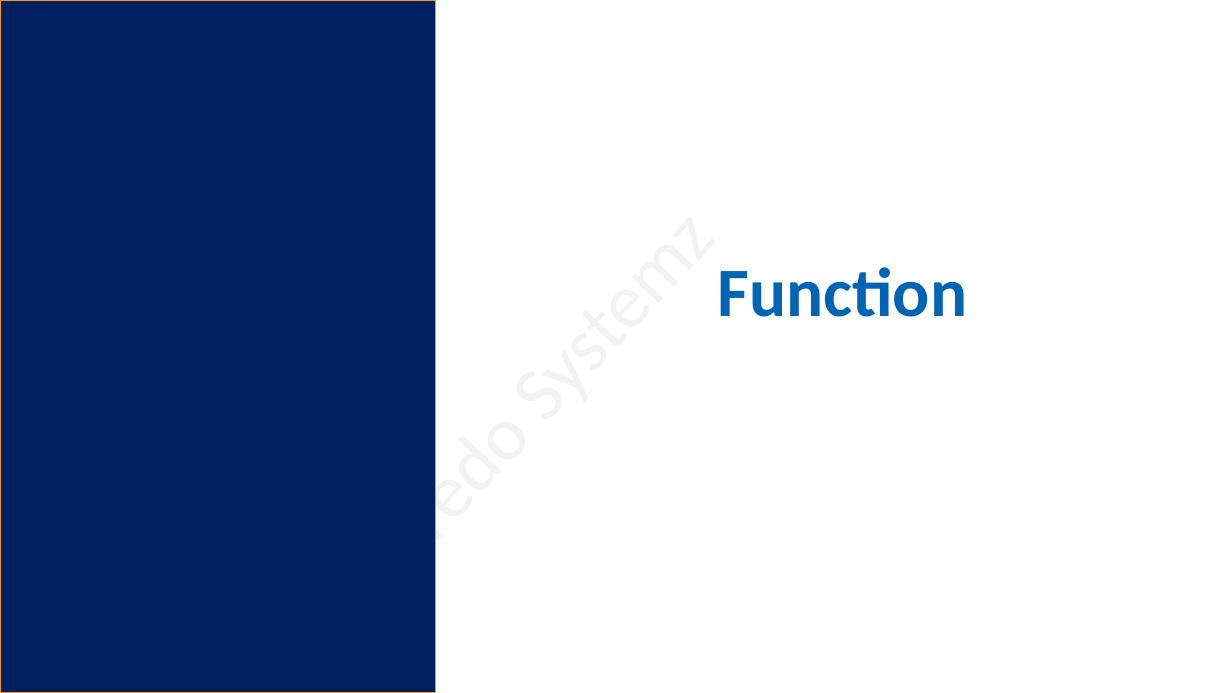
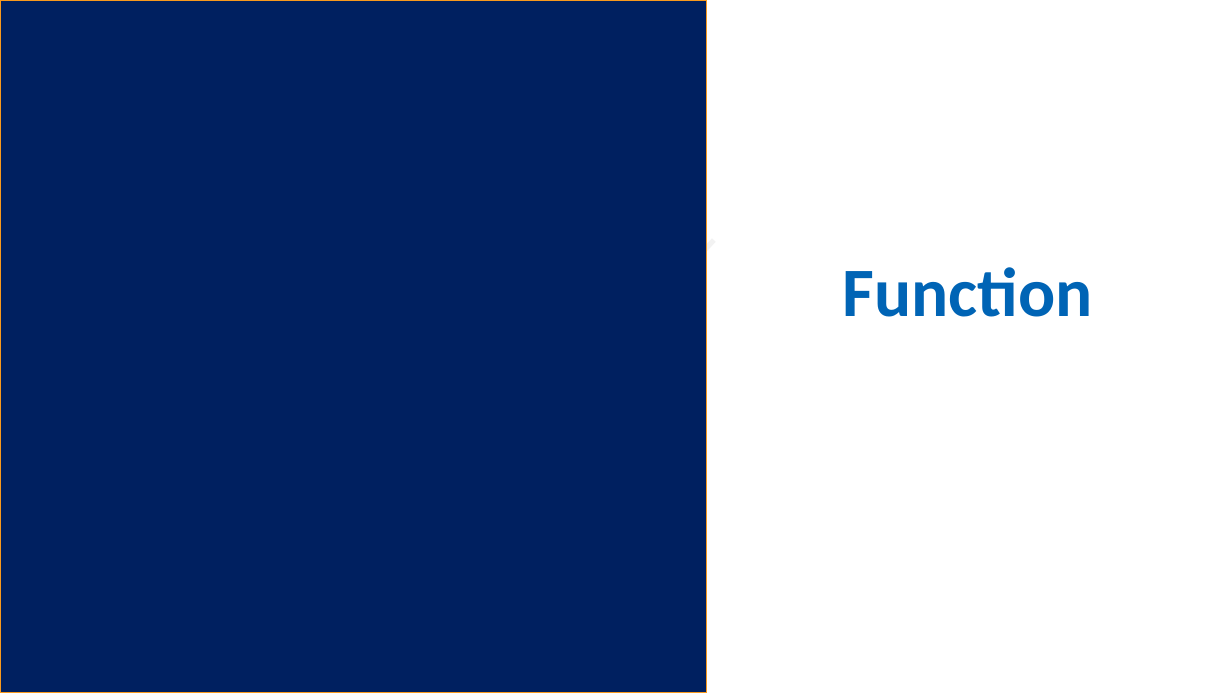
Before and after one commit to salman3009/newtownJuneBatch, a slide deck: slide 1 of 2022/June_Batch/5Javascript/others/new-version/11javascript - Advance-Function.pptx. Drawn at 1232x693 pixels with LibreOffice and Linux fonts; fonts in the diff are those of the drawing. Boxes give left, top, right and bottom in pixels: in the first picture for what was removed or moved away, otherwise in the second. Text is boxed around its words. In the diff, an @@ line names an element or a change of style, - is before the commit and + after.

```diff
--- a/2022/June_Batch/5Javascript/others/new-version/11javascript - Advance-Function.pptx
+++ b/2022/June_Batch/5Javascript/others/new-version/11javascript - Advance-Function.pptx
@@ rectangle: place and size @@
-rectangle at (0,0,435,693)
+rectangle at (0,0,706,693)
@@ text "Function": place and size @@
-text "Function" at (717,267,967,317)
+text "Function" at (843,267,1093,317)
```
Also in this commit, not shown: 1 other slide changed, 1 slide added, 32 other files.
